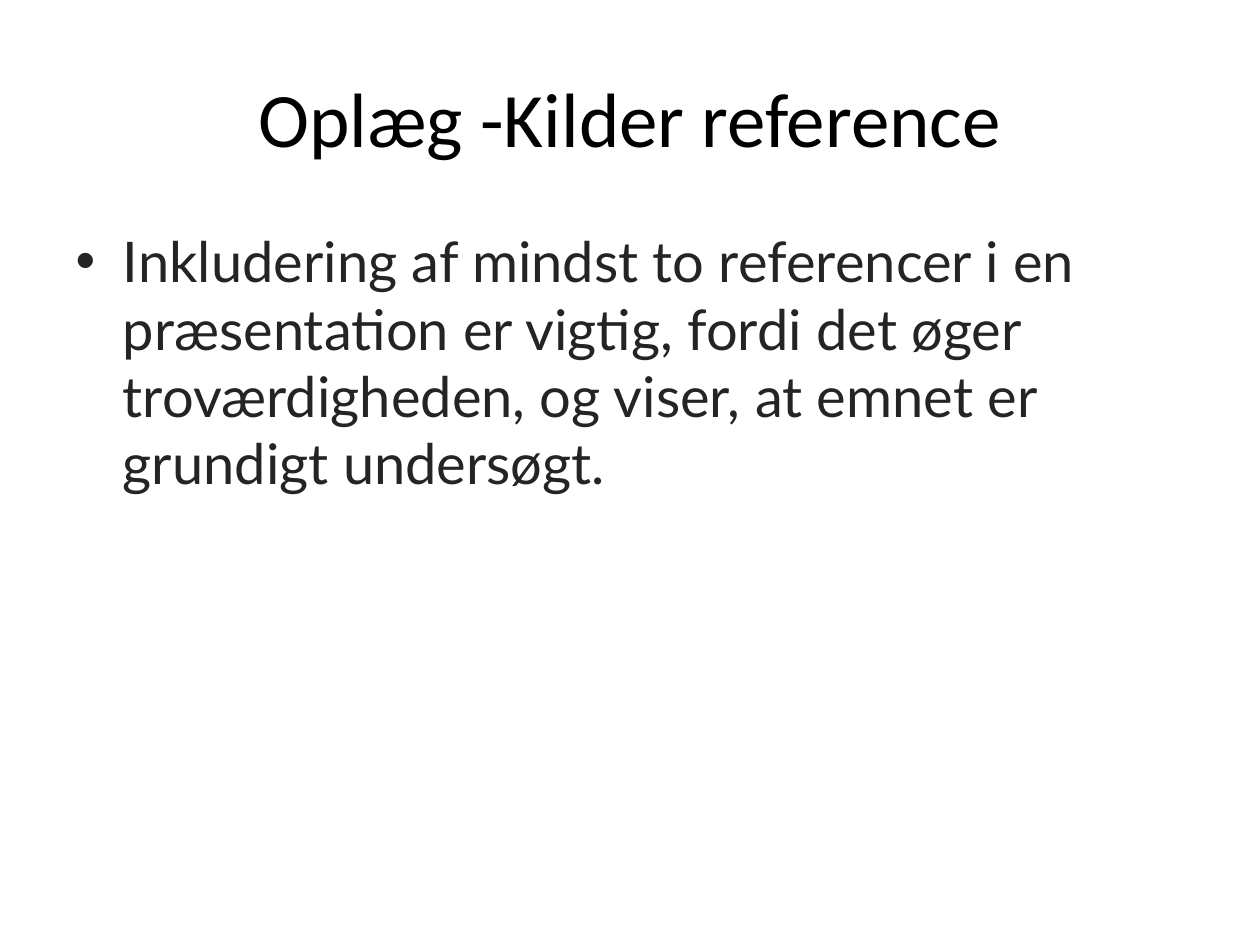
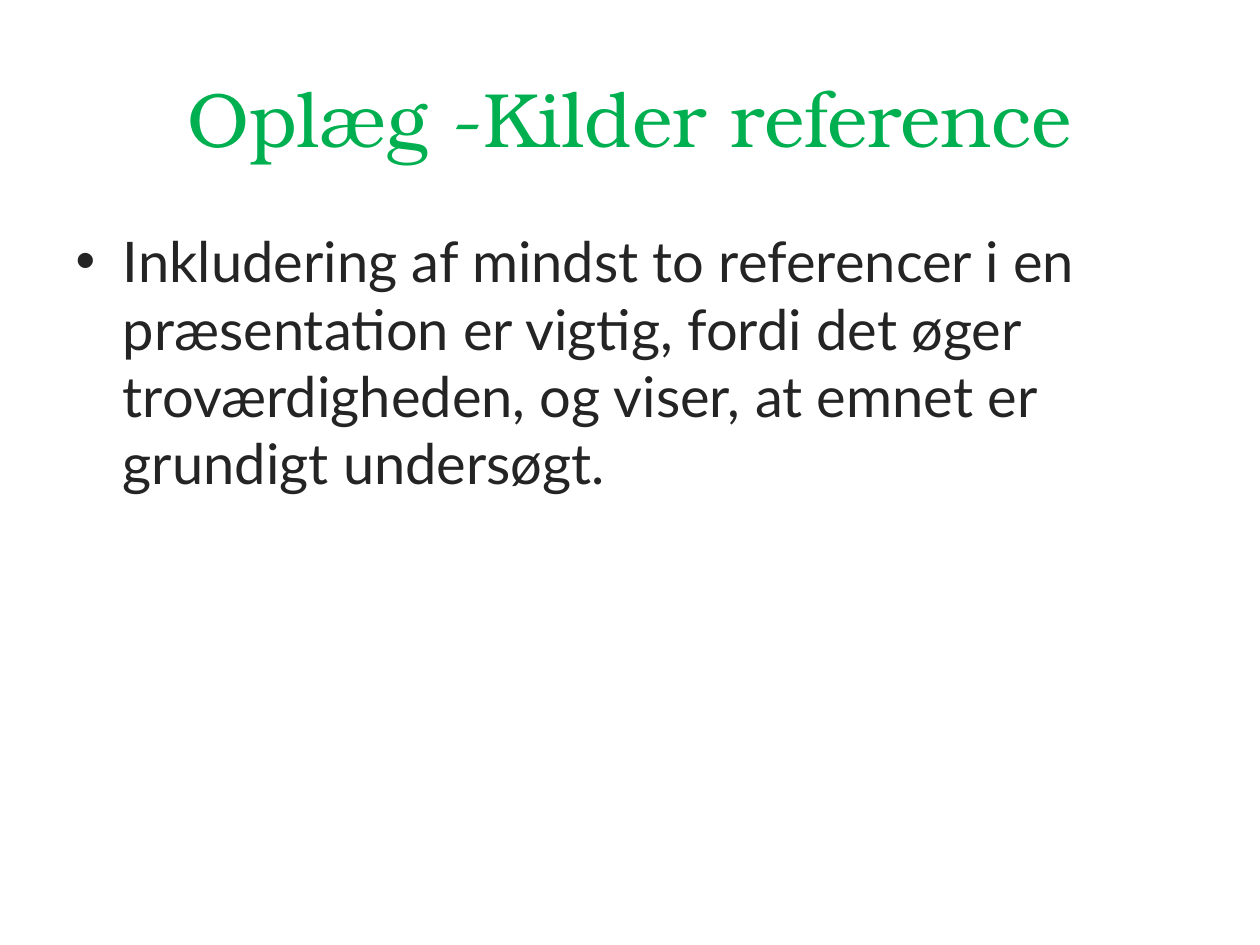
Before and after one commit to xbibogo/MMD24, a slide deck: slide 15 of Skriftlighed_og_mundtlighed.pptx (slide 14 before the commit). Drawn at 1260x945 pixels with LibreOffice and Linux fonts; fonts in the diff are those of the drawing. Boxes give left, top, right and bottom in pixels: in the first picture for what was removed or moved away, otherwise in the second. Text is boxed around its words. In the diff, an @@ line names an element or a change of style, - is before the commit and + after.

```diff
--- a/Skriftlighed_og_mundtlighed.pptx
+++ b/Skriftlighed_og_mundtlighed.pptx
@@ title "Oplæg -Kilder reference" at bbox=[187, 90, 1072, 165]: font Calibri to TeX Gyre Bonum, text colour #000000 to #00B050 @@
```
Also in this commit, not shown: 9 other slides changed, 1 slide added.
